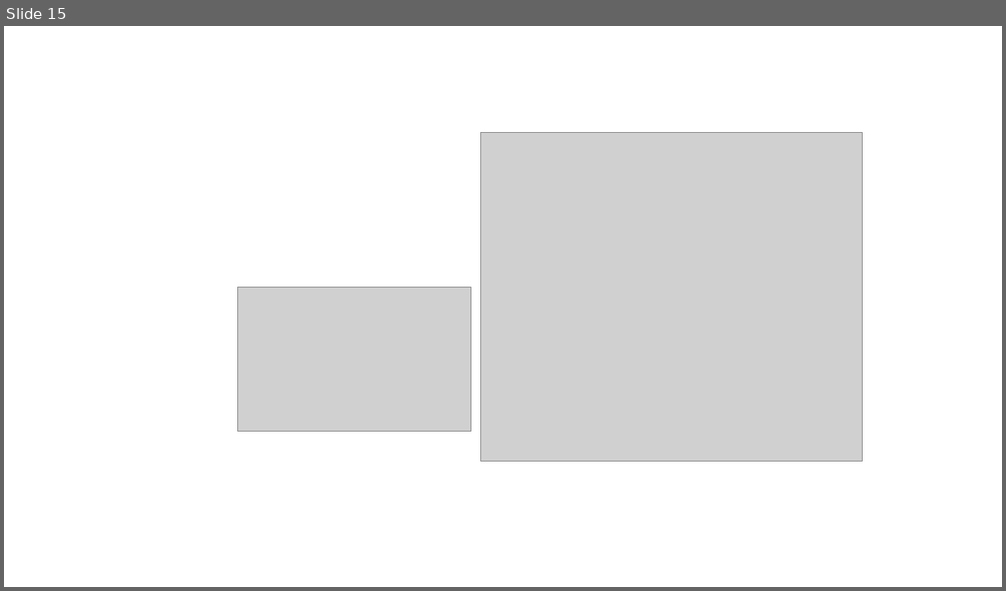
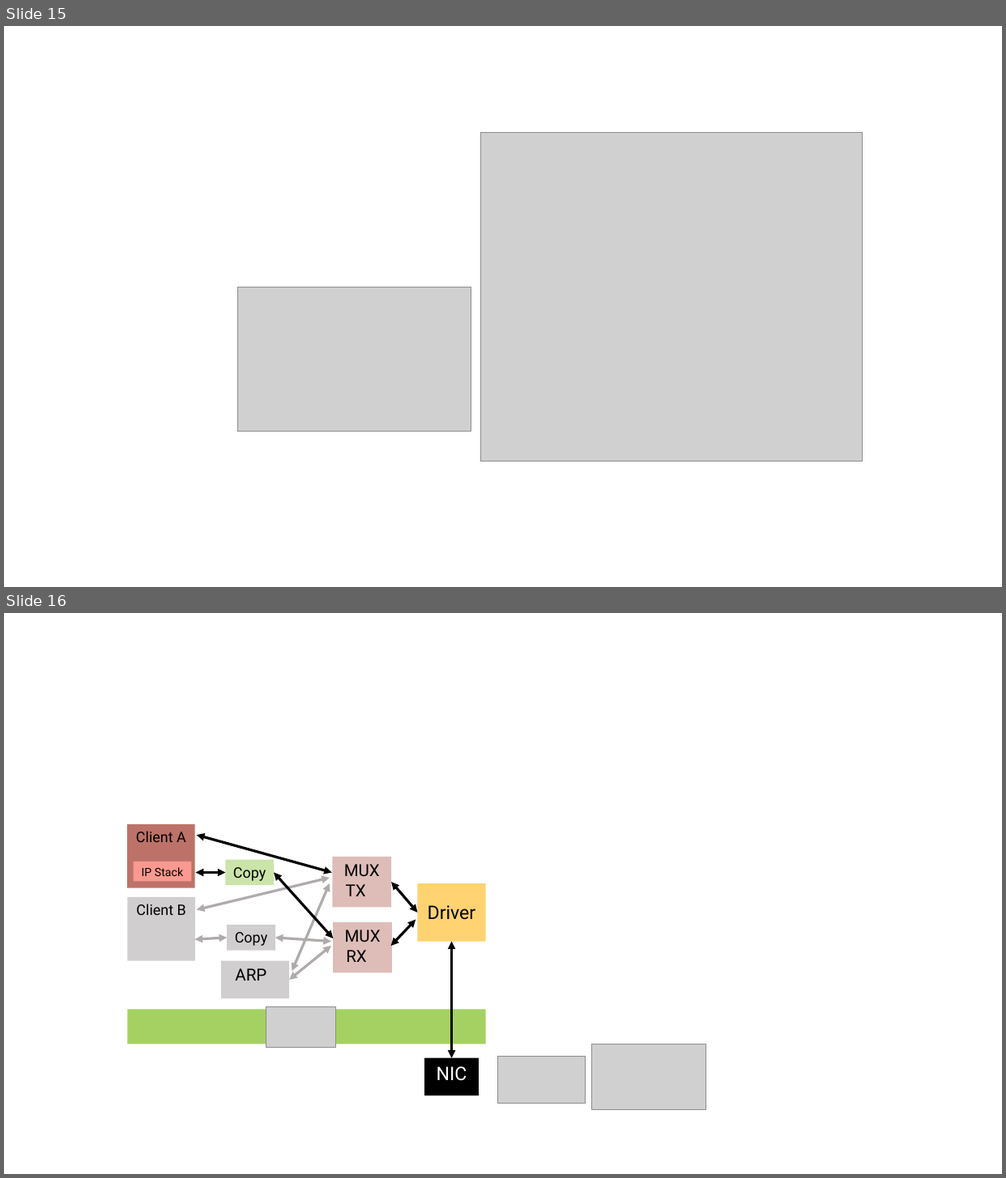
Before and after one commit to lucypa/thesis, a slide deck: imgs/figs.pptx. Shown one above the other, each under a label of ours: slide 15 before the commit, slides 15 and 16 after it. The pictures are 1006x591 and 1006x1178 pixels, drawn with LibreOffice and Linux fonts; fonts in the diff are those of the drawing; grey boxes stand for pictures. Boxes give left, top, right and bottom in pixels: in the first picture for what was removed or moved away, otherwise in the second. Text is boxed around its words. In the diff, an @@ line names an element or a change of style, - is before the commit and + after.

```diff
--- a/imgs/figs.pptx
+++ b/imgs/figs.pptx
@@ slide 16 added at (4, 613, 1002, 1174), background #FFFFFF @@
@@ rectangle added at (127, 824, 195, 888), fill #BC7268, 14 pt, text #000000 @@
+Client A
@@ double arrow added from (197, 835) to (332, 873), #000000 2.5 pt @@
@@ rectangle added at (134, 862, 192, 882), fill #FA998F, 11 pt, text #000000 @@
+IP Stack
@@ double arrow added from (196, 873) to (226, 873), #000000 2.5 pt @@
@@ double arrow added from (197, 910) to (330, 878), #AFABAB 2.5 pt @@
@@ rectangle added at (226, 860, 275, 885), fill #CBE4AA, 14 pt, text #000000 @@
+Copy
@@ double arrow added from (334, 939) to (274, 873), #000000 2.5 pt @@
@@ rectangle added at (333, 857, 392, 908), fill #DEBDB9, 16 pt, text #000000 @@
+MUX TX
@@ rectangle added at (127, 897, 195, 961), fill #D0CECE, 14 pt, text #000000 @@
+Client B
@@ double arrow added from (292, 972) to (330, 884), #AFABAB 2.5 pt @@
@@ double arrow added from (392, 883) to (418, 913), #000000 2.5 pt @@
@@ rectangle added at (418, 884, 486, 942), fill #FFD372, 18 pt, text #000000 @@
+Driver
@@ rectangle added at (227, 925, 275, 951), fill #D0CECE, 14 pt, text #000000 @@
+Copy
@@ rectangle added at (334, 922, 393, 973), fill #DEBDB9, 16 pt, text #000000 @@
+MUX RX
@@ double arrow added from (391, 946) to (415, 920), #000000 2.5 pt @@
@@ double arrow added from (195, 939) to (227, 938), #AFABAB 2.5 pt @@
@@ double arrow added from (331, 942) to (275, 938), #AFABAB 2.5 pt @@
@@ double arrow added from (331, 946) to (289, 980), #AFABAB 2.5 pt @@
@@ double arrow added from (452, 1059) to (452, 942), #000000 2.5 pt @@
@@ rectangle added at (221, 961, 289, 999), fill #D0CECE, 16 pt, text #000000 @@
+ARP
@@ rectangle added at (127, 1010, 486, 1045), fill #A5D162 @@
@@ picture added at (266, 1007, 335, 1048) @@
@@ picture added at (592, 1044, 706, 1110) @@
@@ rectangle added at (424, 1059, 479, 1096), fill #000000, 18 pt, text #FFFFFF @@
+NIC
@@ picture added at (498, 1056, 586, 1103) @@
```
Also in this commit, not shown: 1 other slide added, 13 other files.
